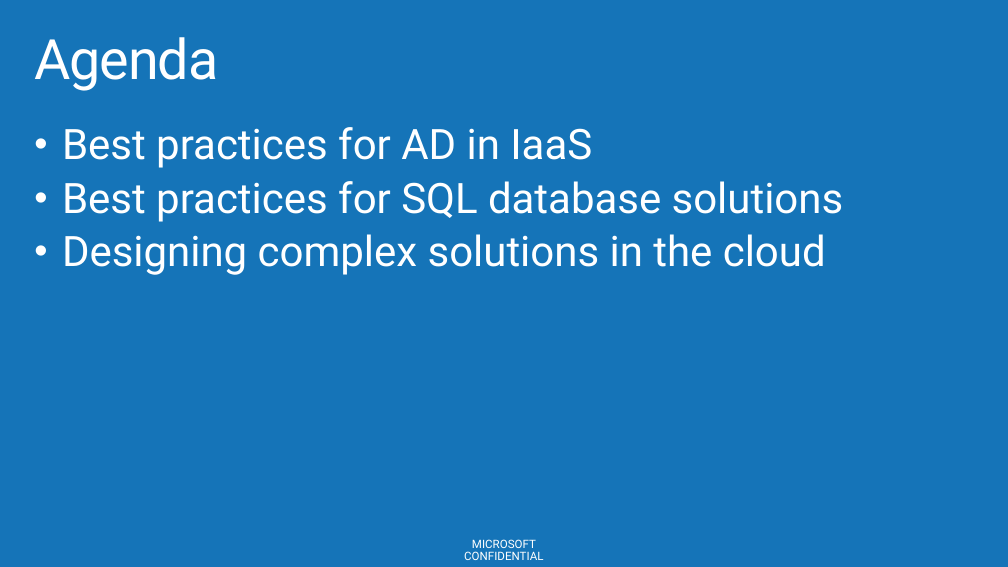
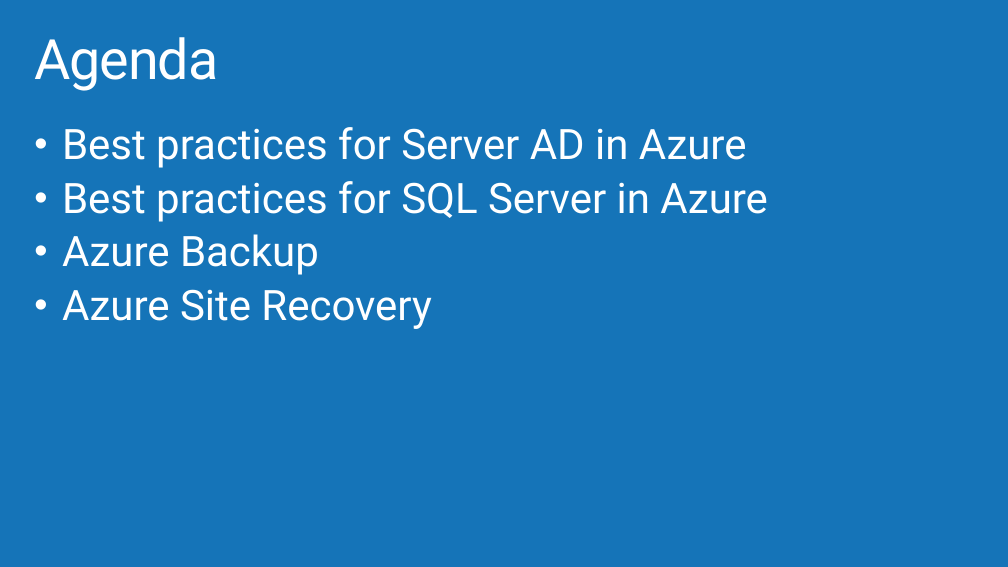
Before and after one commit to AzureCAT-GSI/SAP-on-Azure, a slide deck: slide 2 of SAP-on-Azure-Workshop-multi-day-/Presentations/Architecting VM Hybrid Solutions.pptx. Drawn at 1008x567 pixels with LibreOffice and Linux fonts; fonts in the diff are those of the drawing; background and template pictures are left out. Boxes give left, top, right and bottom in pixels: in the first picture for what was removed or moved away, otherwise in the second. Text is boxed around its words. In the diff, an @@ line names an element or a change of style, - is before the commit and + after.

```diff
--- a/SAP-on-Azure-Workshop-multi-day-/Presentations/Architecting VM Hybrid Solutions.pptx
+++ b/SAP-on-Azure-Workshop-multi-day-/Presentations/Architecting VM Hybrid Solutions.pptx
@@ text at [62,127,768,329]: text changed @@
-• Best practices for AD in IaaS
-• Best practices for SQL database solutions
-• Designing complex solutions in the cloud
+• Best practices for Server AD in Azure
+• Best practices for SQL Server in Azure
+• Azure Backup
+• Azure Site Recovery
@@ text removed at [464,539,543,560] @@
-MICROSOFT CONFIDENTIAL
```
Also in this commit, not shown: 41 other slides changed, 13 slides added, 19 slides removed.
